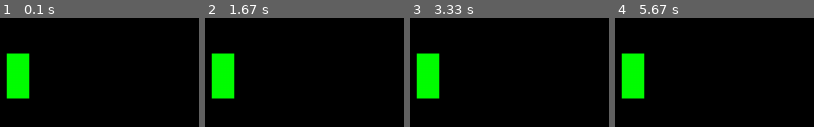
Above: before the commit, frames 1-4 (left to right).
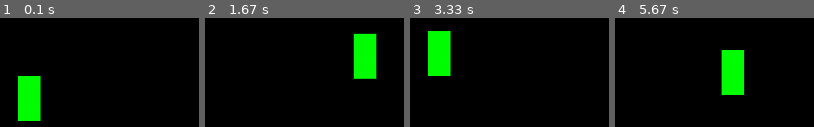
Above: after the commit, the same moments.

Repository: MaiTTrung/AliassPygame
Game: pygame game, started from main.py
The game is run twice, just before and just after one commit, with the same random seed, the same clock (stepped at 60 frames per second) and the same inputs.
Inputs:
- Up to frame 1 (0.1 s): no input
- Up to frame 2 (1.67 s): hold D 0.33-0.8 s; hold W 0.83-1.13 s; hold D 1.17-1.63 s
- Up to frame 3 (3.33 s): hold A 1.67-2.2 s; hold S 2.23-2.53 s; hold A 2.57-2.97 s; hold W from 3 s (still down)
- Up to frame 4 (5.67 s): release W at 3.37 s; hold D 3.4-4.03 s; hold S 4.07-4.43 s; hold A 4.47-4.93 s; hold D 4.97-5.43 s; hold W from 5.47 s (still down)

The runs differ from the first frame. In frame 1, 7.5% of the frame differs, in the area x 3-21%, y 32-95%; in frame 2, 10%, in the area x 3-87%, y 13-75%; in frame 3, 7.5%; in frame 4, 10%.

Commit message:
update movement for player

Diff:
--- a/level.py
+++ b/level.py
@@ -18,4 +18,4 @@
     def run(self, dt):
         self.display_surface.fill("black")
         self.all_sprites.draw(self.display_surface)
-        self.all_sprites.update()
+        self.all_sprites.update(dt)
--- a/main.py
+++ b/main.py
@@ -17,7 +17,7 @@
                     pygame.quit()
                     sys.exit()
 
-            dt = self.clock.tick() /1000
+            dt = self.clock.tick(60) /1000
             self.level.run(dt)
             pygame.display.update()
 
--- a/player.py
+++ b/player.py
@@ -8,3 +8,46 @@
         self.image = pygame.Surface((32,64))
         self.image.fill("green")
         self.rect = self.image.get_rect(center = pos)
+        self.direction = pygame.math.Vector2()
+        self.pos = pygame.math.Vector2(self.rect.center)
+        self.speed = 200
+
+
+    def input(self):
+        keys = pygame.key.get_pressed()
+        # go up and down
+        if keys[pygame.K_w] and keys[pygame.K_s]:
+            self.direction.y = 0
+        elif keys[pygame.K_w]:
+            self.direction.y = -1
+        elif keys[pygame.K_s]:
+            self.direction.y = 1
+        else :
+            self.direction.y = 0
+
+
+        # go left and right
+        if keys[pygame.K_a] and keys[pygame.K_d]:
+            self.direction.x = 0
+        elif keys[pygame.K_a]:
+            self.direction.x = -1
+        elif keys[pygame.K_d]:
+            self.direction.x = 1
+        else :
+            self.direction.x = 0
+
+
+    def move(self, dt):
+
+        self.input()
+
+        if self.direction.x * self.direction.y != 0:
+            self.direction = self.direction.normalize()
+            print(self.direction)
+
+        # calculate position
+        self.pos += self.direction * self.speed * dt
+        self.rect = self.pos
+
+    def update(self, dt):
+        self.move(dt)
